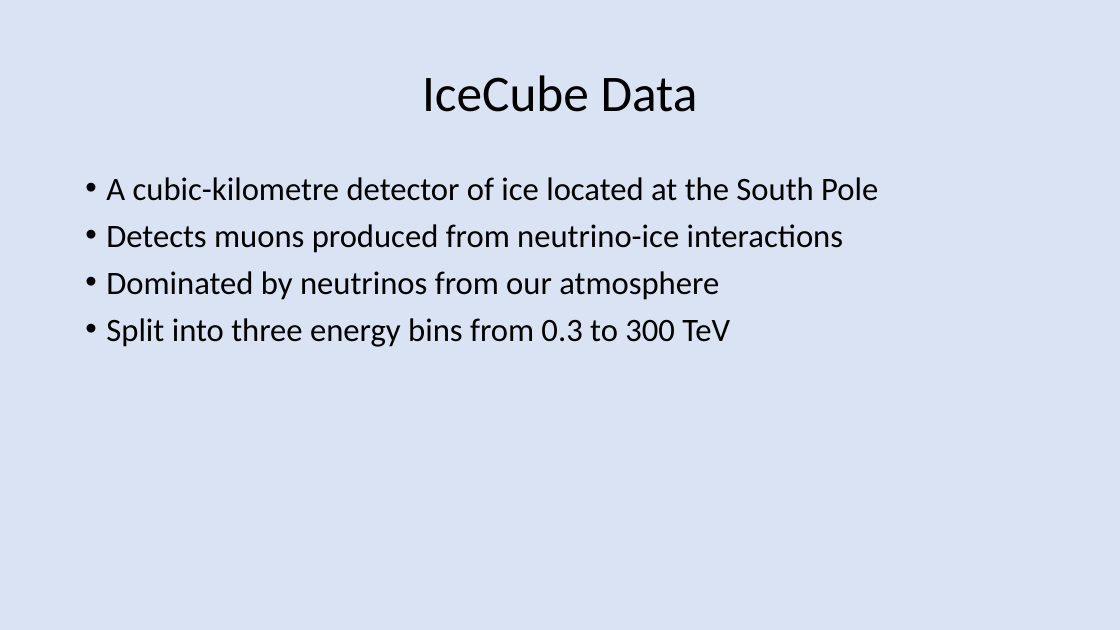
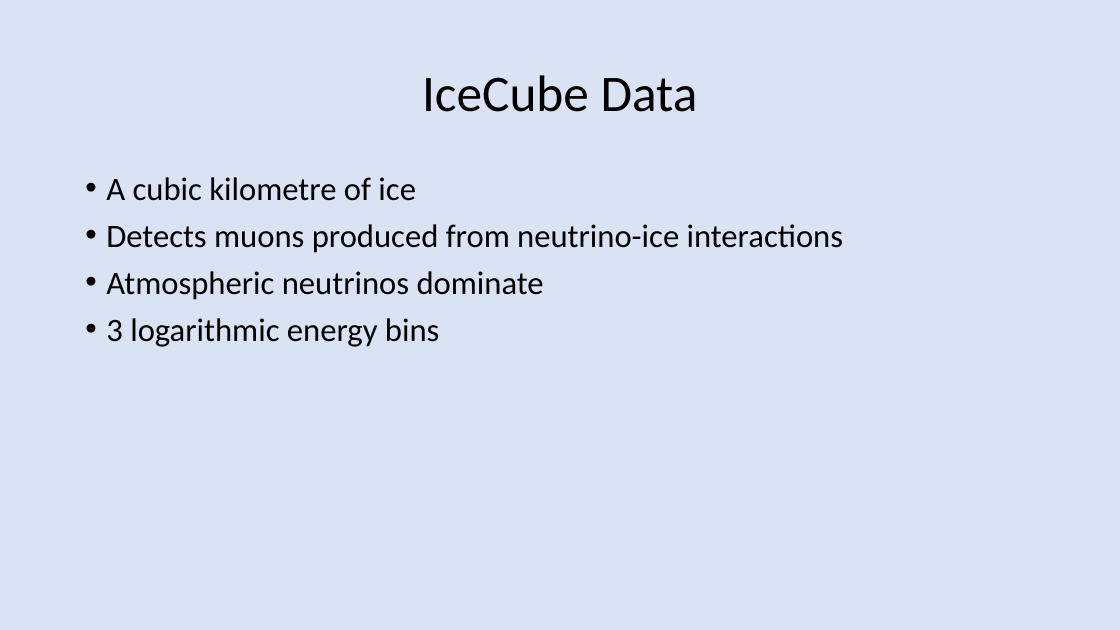
Before and after one commit to BenGPatterson/NeutrinoCrossCorrelations, a slide deck: slide 2 of Nuxcorr_slides.pptx. Drawn at 1120x630 pixels with LibreOffice and Linux fonts; fonts in the diff are those of the drawing. Boxes give left, top, right and bottom in pixels: in the first picture for what was removed or moved away, otherwise in the second. Text is boxed around its words. In the diff, an @@ line names an element or a change of style, - is before the commit and + after.

Commit message:
updates slides

```diff
--- a/Nuxcorr_slides.pptx
+++ b/Nuxcorr_slides.pptx
@@ text at box(106, 177, 416, 201): text changed @@
-• A cubic-kilometre detector of ice located at the South Pole
+• A cubic kilometre of ice
@@ text at box(106, 271, 544, 347): text changed @@
-• Dominated by neutrinos from our atmosphere
-• Split into three energy bins from 0.3 to 300 TeV
+• Atmospheric neutrinos dominate
+• 3 logarithmic energy bins
```
Also in this commit, not shown: 2 other slides changed.
